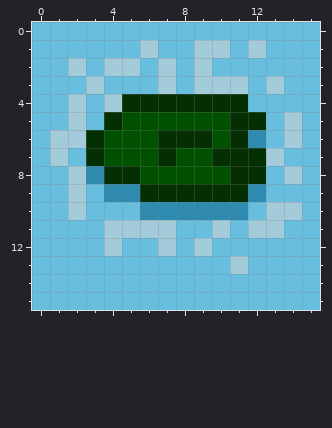
Pixel-art sprite, stored at resources/graphics/materials/Water8.png. Above: the version before the commit.
The file is 16x16 pixels.
After the commit:
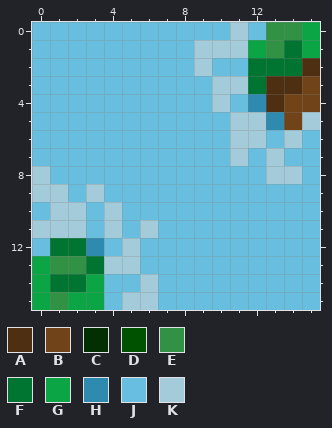
Palette (. is transparent): A #4e2f12  B #704319  C #032f03  D #005100  E #319245  F #007531  G #0ba545  H #2e8aae  J #68bede  K #a4cbd9
Changes in this commit:
The edit turns colour J into colour A in row 2 at x 15; in row 3 at x 14; in row 4 at x 13.
The edit turns colour K into colour A in row 3 at x 13.
The edit turns colour J into colour B in row 3 at x 15; in row 4 at x 14 to 15.
The edit turns colour K into colour B in row 5 at x 14.
The edit turns colour J into colour E in row 0 at x 13 to 14; in row 1 at x 13; in row 13 at x 1 to 2; in row 15 at x 1.
The edit turns colour J into colour F in row 1 at x 14; in row 2 at x 12 to 14; in row 3 at x 12; in row 12 at x 1 to 2; in row 13 at x 3; in row 14 at x 1 to 2.
The edit turns colour J into colour G in rows 0 to 1 at x 15; in row 13 at x 0; in row 14 at x 0 and 3; in row 15 at x 0 and 2 to 3.
The edit turns colour K into colour G in row 1 at x 12.
The edit turns colour J into colour H in row 4 at x 12; in row 5 at x 13; in row 12 at x 3.
The edit turns colour C into colour J in row 4 at x 5 to 9 and 11; in row 5 at x 4; in row 6 at x 3 and 7 to 9; in row 7 at x 3, 7, 10 and 12; in row 8 at x 4 to 5 and 11 to 12; in row 9 at x 6 to 11.
The edit turns colour D into colour J in row 5 at x 5 to 10; in row 6 at x 4 to 6 and 10; in row 7 at x 4 to 6 and 8 to 9; in row 8 at x 6 to 10.
The edit turns colour H into colour J in row 8 at x 3; in row 9 at x 4 to 5 and 12; in row 10 at x 6 to 11.
The edit turns colour K into colour J in row 1 at x 6; in row 2 at x 2, 4 to 5 and 7; in row 3 at x 3, 7 and 9; in row 4 at x 2 and 4; in row 5 at x 2; in row 6 at x 1 to 2.
The edit turns colour K into colour J in row 7 at x 1; in rows 8 to 9 at x 2; in row 10 at x 13 to 14; in row 11 at x 5, 7, 10 and 12 to 13; in row 12 at x 4, 7 and 9; in row 13 at x 11.
The edit turns colour C into colour K in row 4 at x 10; in row 5 at x 11 to 12; in rows 6 to 7 at x 11.
The edit turns colour H into colour K in row 6 at x 12.
The edit turns colour J into colour K in rows 0 to 1 at x 11; in row 5 at x 15; in row 8 at x 0 and 13; in row 9 at x 0 to 1 and 3; in row 10 at x 1 and 4; in row 11 at x 0 to 2.
The edit turns colour J into colour K in row 12 at x 5; in row 13 at x 4 to 5; in row 14 at x 6; in row 15 at x 5 to 6.
Boxes around the changes in both pictures, in picture pixels (x1, y1, x2, y2):
changed: (32, 22, 320, 310)
